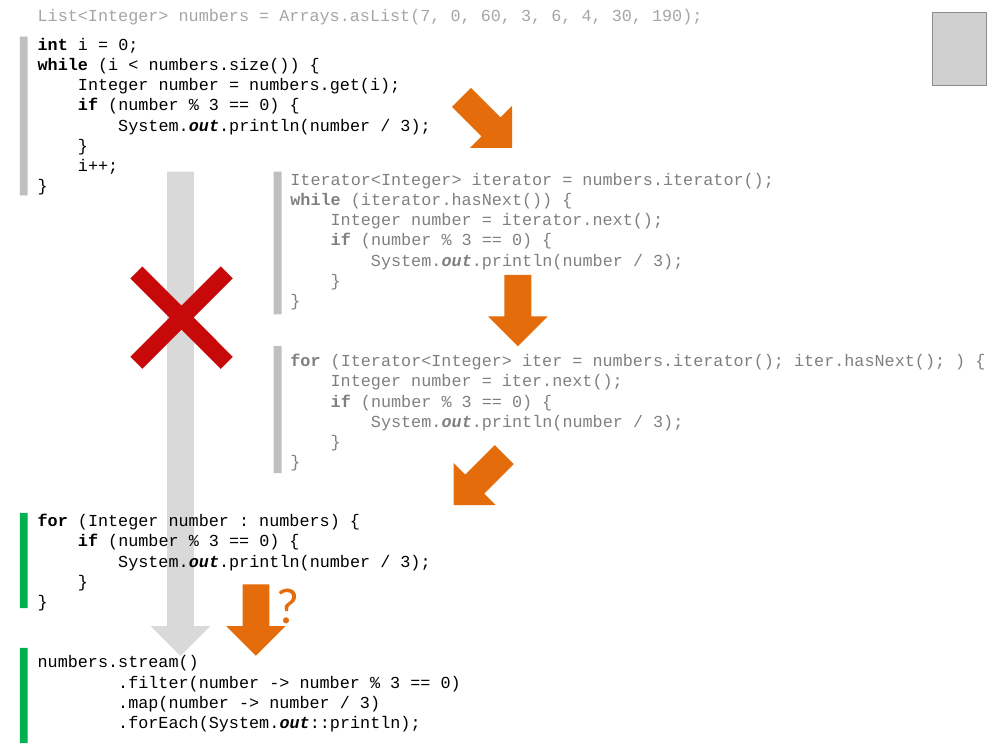
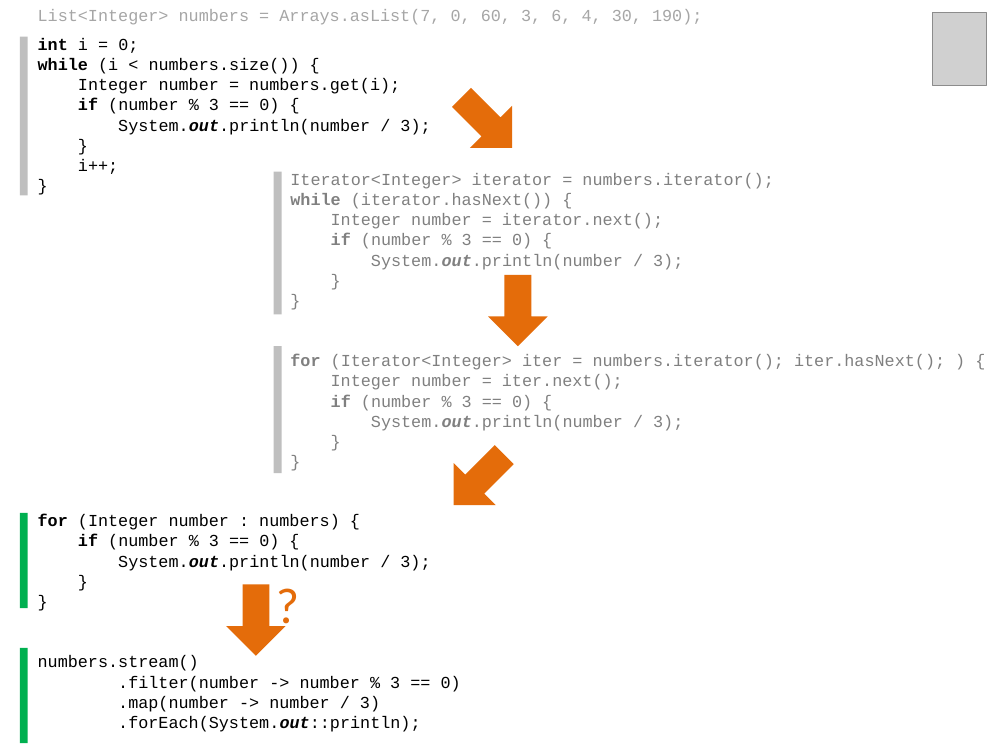
Before and after one commit to Hurricaaane/h20-kotlin, a slide deck: slide 10 of kotlinpres.pptx. Drawn at 1008x756 pixels with LibreOffice and Linux fonts; fonts in the diff are those of the drawing; grey boxes stand for pictures. Boxes give left, top, right and bottom in pixels: in the first picture for what was removed or moved away, otherwise in the second. Text is boxed around its words. In the diff, an @@ line names an element or a change of style, - is before the commit and + after.

```diff
--- a/kotlinpres.pptx
+++ b/kotlinpres.pptx
@@ right arrow removed at <box>151,172,210,656</box> @@
@@ plus removed at <box>91,228,272,409</box> @@
```
Also in this commit, not shown: 3 other slides changed, 1 slide added.
